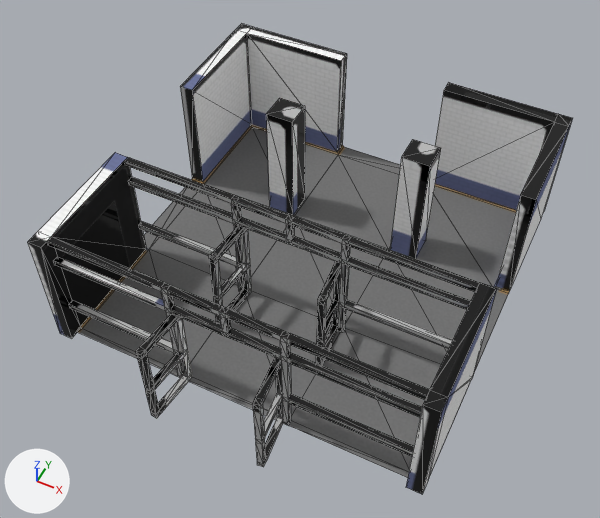
Before and after pictures for a commit that changed the glTF model MODELS/entranceHall/entranceHall.glb.
Before and after are seen from a 50 mm lens placed at (16.5, -35.9, 45.2), pointed at (-0.1, -2.6, 3.5). The lights are fixed; the arrows at lower left show +X, +Y and +Z. Mesh edges are drawn as thin lines. Vertices at the same position are counted once.

The first picture shows 'basic_hallway.005'.
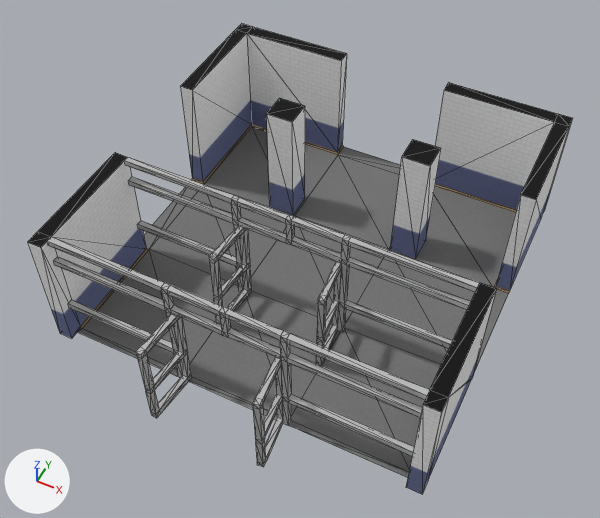
What changed in the scene script:
```text
Change me_plane_025:
    used by ob_basic_hallway_005; location = (0.0, 0.0, 0.0)
    remove me_plane_025.from_pydata(...)  # 466 vertices, 970 faces; spans x -13.0..13.0, y -15.6..13.0, z 0.0..9.0
    add me_plane_025.from_pydata(...)  # 466 vertices, 932 faces; spans x -13.0..13.0, y -15.6..13.0, z 0.0..9.0
    me_plane_025 part 1
    38 faces are deleted
    8 vertices in x -11.9, y -12.4..-4.0, z 2.6..3.1 move by (-0.1, 0.0, 0.0)
    me_plane_025 part 2: 518 kept faces spanning x -13.0..13.0, y -15.6..13.0, z 0.0..9.0 get new texture (UV) coordinates
```

Where the change shows, as pixel boxes [x1, y1, x2, y2] in the pictures (600 x 518 px):
part 1 of me_plane_025, cut back
    before: [69, 221, 237, 353]
    after: [68, 221, 237, 353]
part 2 of me_plane_025, surface changed
    both: [27, 24, 572, 494]
